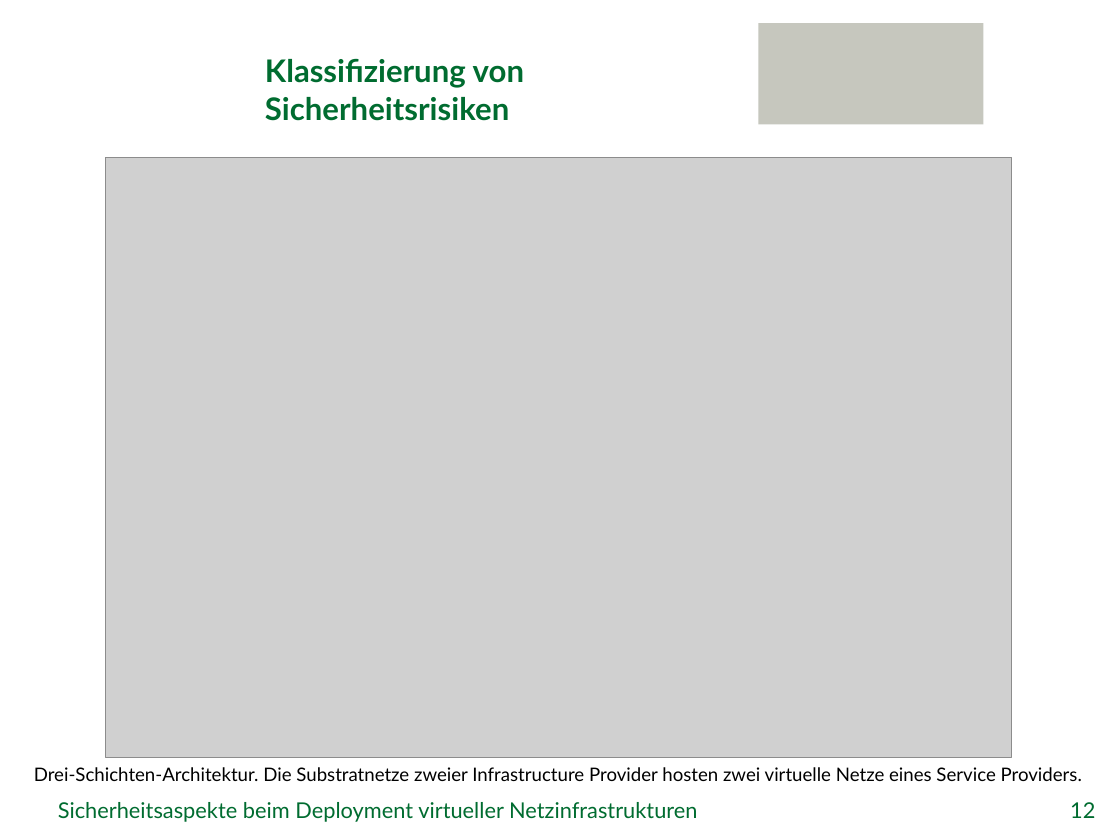
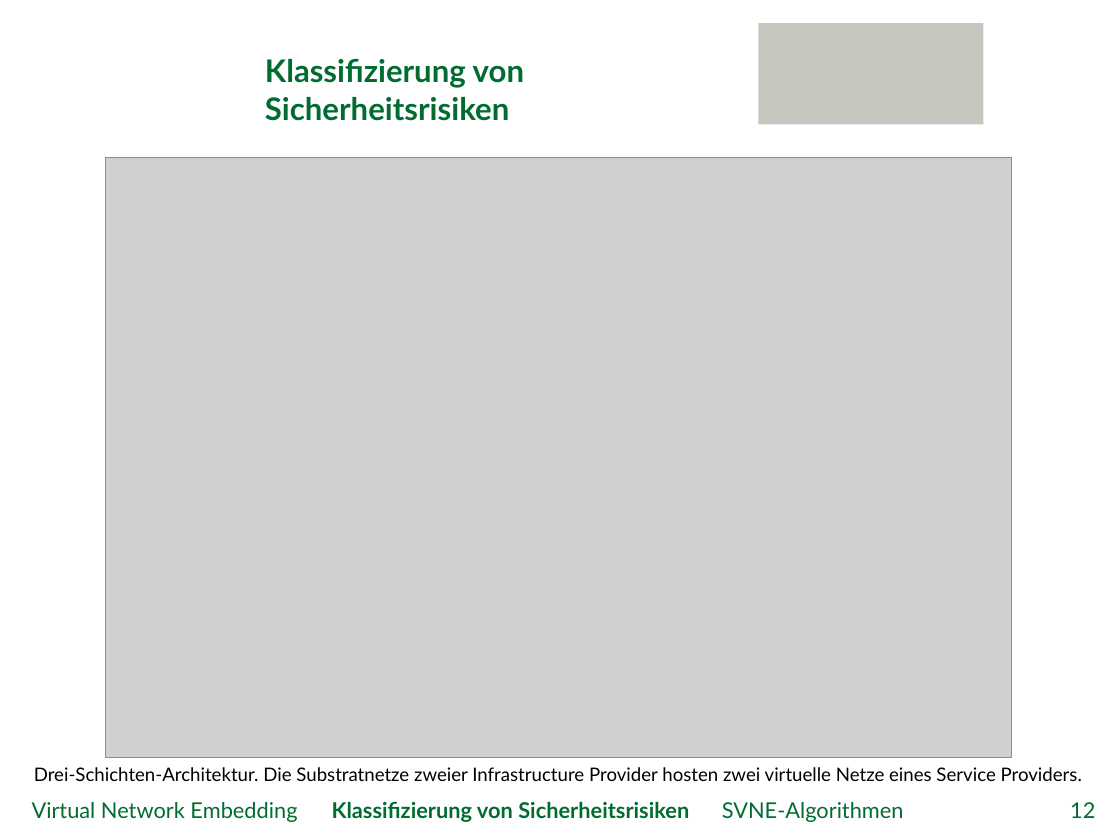
Before and after one commit to GeGroe/timvs, a slide deck: slide 12 of Referat/PowerPoint/TimvS_SVNE.pptx. Drawn at 1120x840 pixels with LibreOffice and Linux fonts; fonts in the diff are those of the drawing; grey boxes stand for pictures; background and template pictures are left out. Boxes give left, top, right and bottom in pixels: in the first picture for what was removed or moved away, otherwise in the second. Text is boxed around its words. In the diff, an @@ line names an element or a change of style, - is before the commit and + after.

```diff
--- a/Referat/PowerPoint/TimvS_SVNE.pptx
+++ b/Referat/PowerPoint/TimvS_SVNE.pptx
@@ text added at (32,801,904,822), 14 pt, text #006C30 @@
+Virtual Network Embedding Klassifizierung von Sicherheitsrisiken SVNE-Algorithmen
@@ text removed at (58,802,697,822) @@
-Sicherheitsaspekte beim Deployment virtueller Netzinfrastrukturen
```
Also in this commit, not shown: 24 other slides changed, 6 slides added, 2 slides removed, 4 other files.
